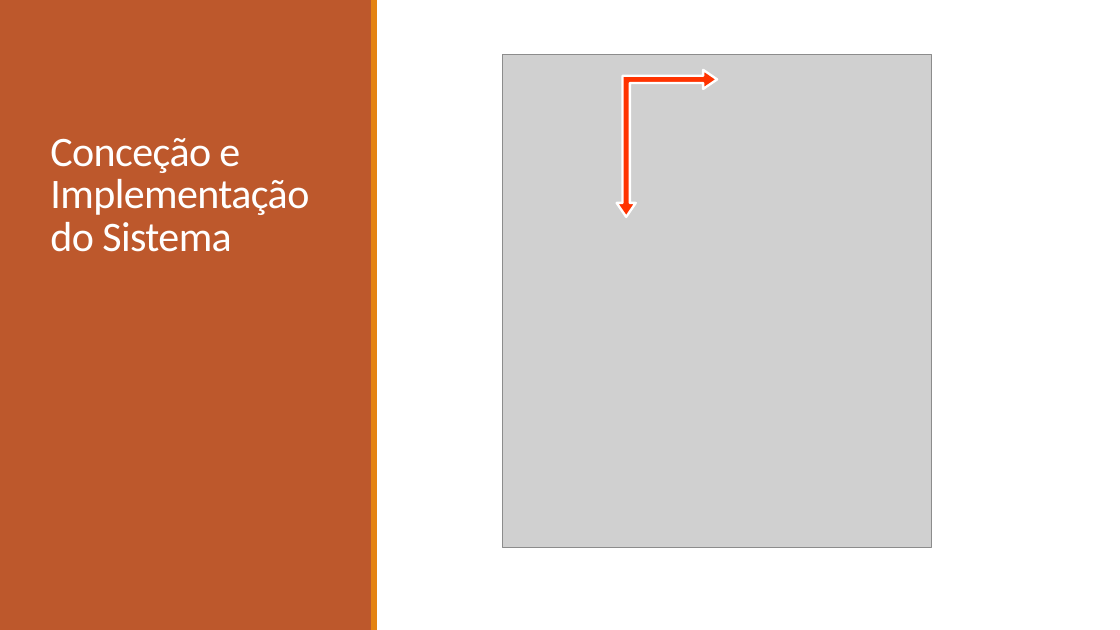
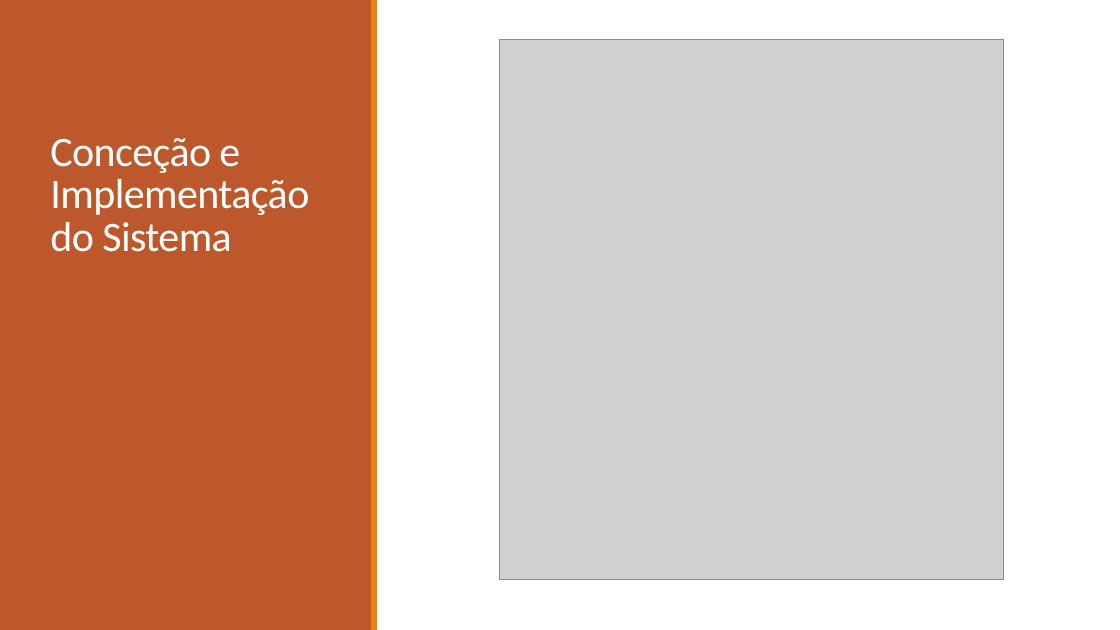
Before and after one commit to diisnc/Dialog_Agent_1819, a slide deck: slide 6 of Report/presentation_2.pptx. Drawn at 1120x630 pixels with LibreOffice and Linux fonts; fonts in the diff are those of the drawing; grey boxes stand for pictures. Boxes give left, top, right and bottom in pixels: in the first picture for what was removed or moved away, otherwise in the second. Text is boxed around its words. In the diff, an @@ line names an element or a change of style, - is before the commit and + after.

```diff
--- a/Report/presentation_2.pptx
+++ b/Report/presentation_2.pptx
@@ picture: place and size @@
-picture at <box>502,55,932,547</box>
+picture at <box>499,39,1003,579</box>
@@ left up arrow removed at <box>617,70,718,217</box> @@
```
Also in this commit, not shown: 2 other files.
